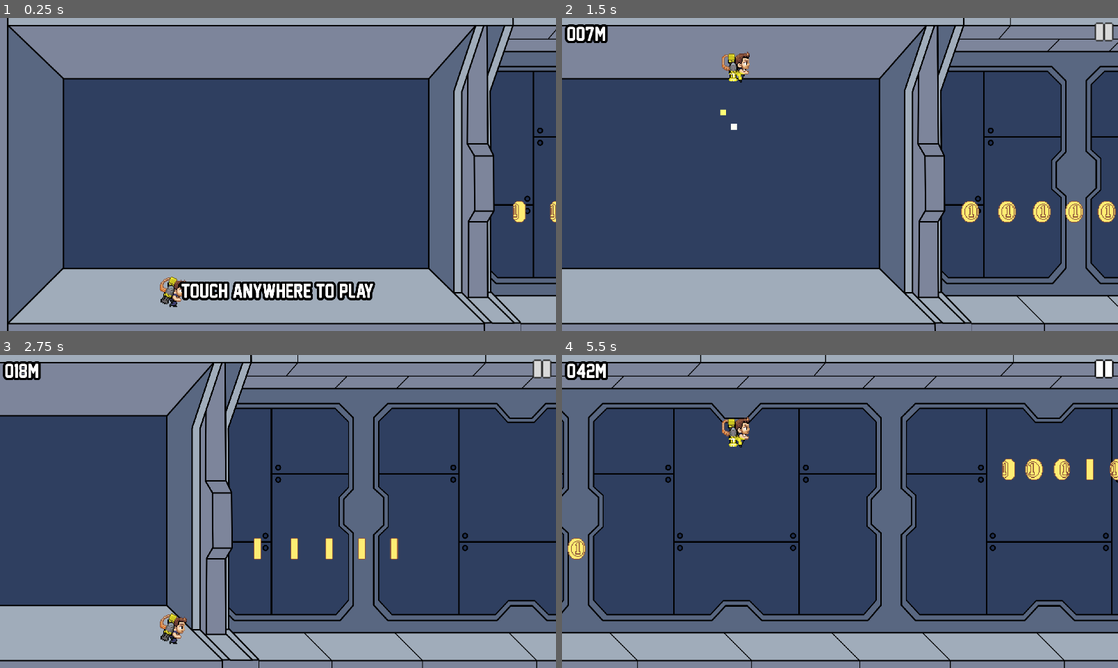
Above: before the commit, frames 1-4 (two rows, left to right).
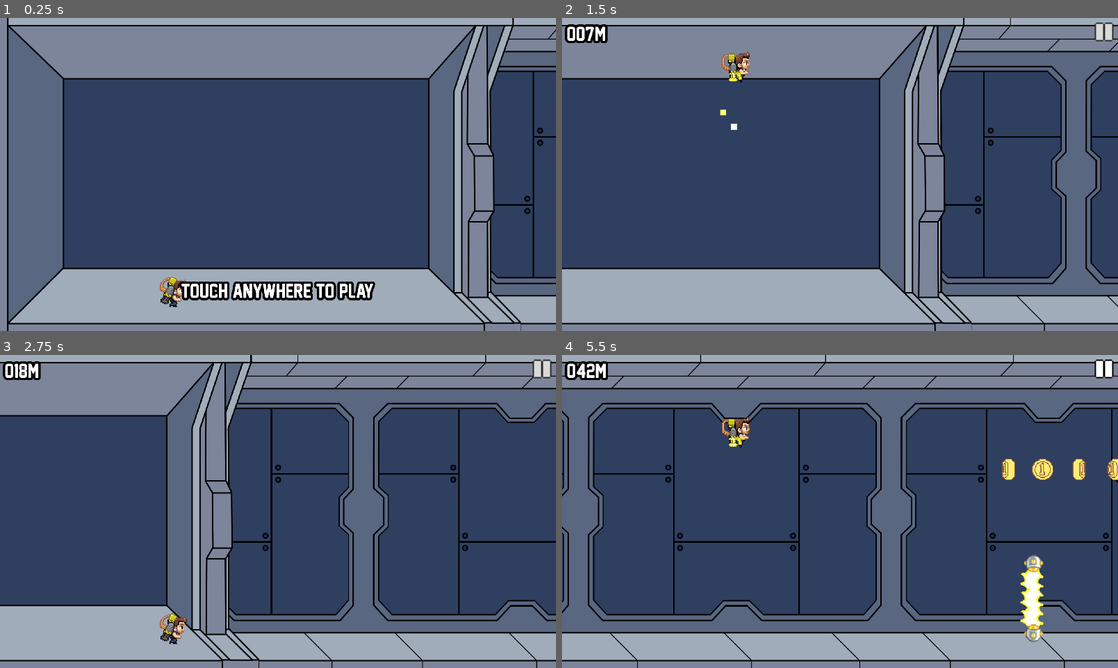
Above: after the commit, the same moments.

Repository: reyvanomario/data-dash
Game: Godot game, scene res://stages/main/main.tscn
Two runs of this game, one before a commit and one after it. Both use one fixed random seed, a clock stepped at 60 frames per second and the inputs below.
Inputs (mouse positions are in pixels of both pictures, inside the frame that each line leads up to):
- Up to frame 1 (0.25 s): no input
- Up to frame 2 (1.5 s): move the mouse to (962, 158) at 0.52 s; press the mouse at (962, 158) at 0.53 s; release the mouse at (962, 158) at 1.25 s; click (1106, 30) at 1.25 s
- Up to frame 3 (2.75 s): click (544, 367) at 2 s
- Up to frame 4 (5.5 s): click (1106, 367) at 2.75 s; move the mouse to (728, 527) at 3.52 s; click (728, 527) at 3.6 s; move the mouse to (895, 442) at 4.27 s; press the mouse at (895, 442) at 4.28 s; move the mouse to (812, 574) at 5.02 s; release the mouse at (812, 574) at 5.03 s; click (812, 574) at 5.1 s

The runs differ from the first frame. In frame 1, 0.2% of the frame differs, in the area x 92-100%, y 58-66%; in frame 2, 0.9%; in frame 3, 0.5%; in frame 4, 1.8%, in the area x 1-100%, y 33-92%.

Commit message:
Some small tweaks on coins and spawner

Diff:
--- a/entities/collectable/coin/coin.gd
+++ b/entities/collectable/coin/coin.gd
@@ -27,9 +27,9 @@
 		enabled = e
 
 		if enabled:
-			spawn()
+			spawn.call_deferred()
 		else:
-			disable()
+			disable.call_deferred()
 var speed: int = 0
 ## Is the game playing and scrolling?
 var scrolling:bool = true :
@@ -73,7 +73,7 @@
 		position.x += (-GameManager.speed + speed) * delta
 
 func collected(player: Player) -> void:
-	disable()
+	enabled = false
 	GameManager.coins += 1
 
 ## Used to disable the coin.
--- a/stages/main/main.tscn
+++ b/stages/main/main.tscn
@@ -27,18 +27,3 @@
 
 [node name="IntervalSpawner" parent="." instance=ExtResource("5_s4wfr")]
 coin_scene = ExtResource("7_ukuuh")
-
-[node name="Coin" parent="." instance=ExtResource("7_ukuuh")]
-position = Vector2(1792, 667)
-
-[node name="Coin2" parent="." instance=ExtResource("7_ukuuh")]
-position = Vector2(1920, 667)
-
-[node name="Coin3" parent="." instance=ExtResource("7_ukuuh")]
-position = Vector2(2040, 667)
-
-[node name="Coin4" parent="." instance=ExtResource("7_ukuuh")]
-position = Vector2(2152, 667)
-
-[node name="Coin5" parent="." instance=ExtResource("7_ukuuh")]
-position = Vector2(2264, 667)
--- a/utilities/spawner/interval_spawner.gd
+++ b/utilities/spawner/interval_spawner.gd
@@ -31,7 +31,7 @@
 func _ready() -> void:
 	# always spawn a new obstacle and restart the timer when the timer reaches the end
 	timer.timeout.connect(func(): spawn_obstacle(); start_timer())
-	coin_timer.timeout.connect(func(): spawn_coins(randi_range(5, 10)); start_timer())
+	coin_timer.timeout.connect(func(): await spawn_coins(randi_range(5, 10)); start_timer())
 	GameManager.game_changed.connect(func(game):
 		match game:
 			GameManager.Game.PLAYING:
@@ -98,5 +98,6 @@
 		var coin: Coin = self.get_coin()
 		coin.position_index = coin_position
 		coin.enabled = true
-		await get_tree().create_timer(0.2).timeout
+		var interval_divider = GameManager.speed / GameManager.Speed.START
+		await get_tree().create_timer(0.3 / interval_divider).timeout
 #endregion
